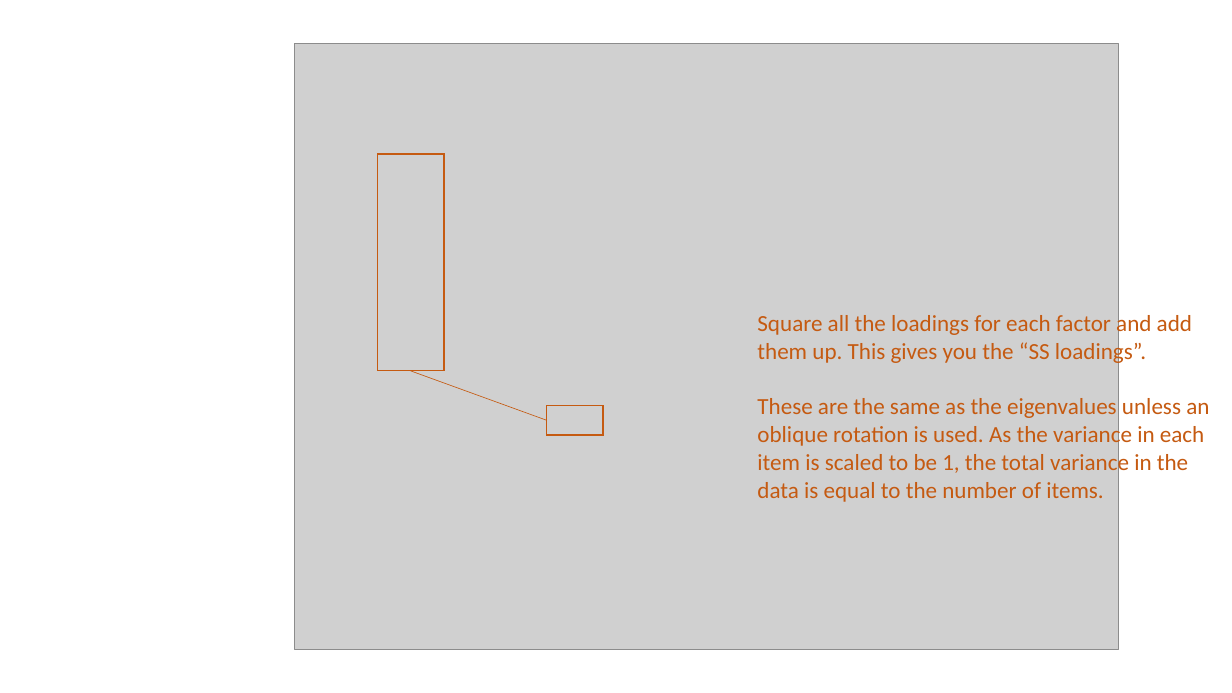
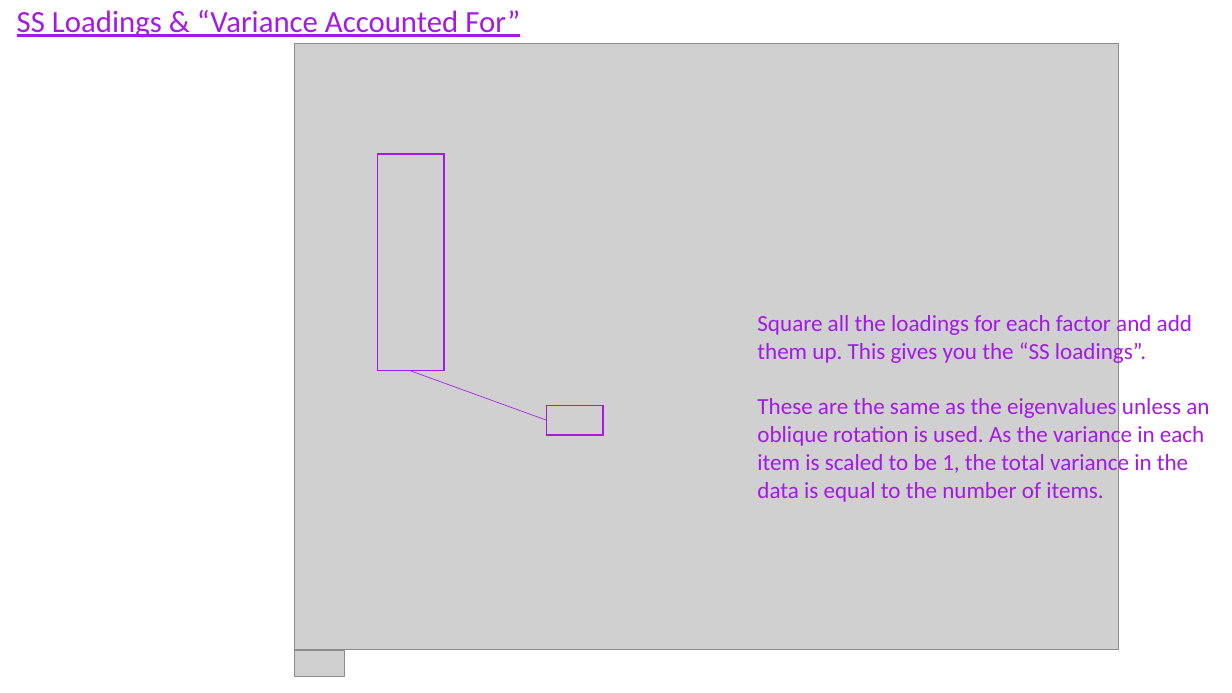
Before and after one commit to uoepsy/msmr, a slide deck: slide 6 of msmr_labs/images/efa_output.pptx (slide 5 before the commit). Drawn at 1232x693 pixels with LibreOffice and Linux fonts; fonts in the diff are those of the drawing; grey boxes stand for pictures. Boxes give left, top, right and bottom in pixels: in the first picture for what was removed or moved away, otherwise in the second. Text is boxed around its words. In the diff, an @@ line names an element or a change of style, - is before the commit and + after.

```diff
--- a/msmr_labs/images/efa_output.pptx
+++ b/msmr_labs/images/efa_output.pptx
@@ text added at [17,10,520,38], 24 pt, text #A41AE4, underline @@
+SS Loadings & “Variance Accounted For”
@@ rectangle at [377,154,444,372]: outline #C55A11 1 pt to #A41AE4 1 pt @@
@@ text "Square all the loadings for ..." at [757,312,1209,502]: text colour #C55A11 to #A41AE4 @@
@@ line (410, 371) - (547, 421): stroke #C55A11 0.5 pt to #A41AE4 0.5 pt @@
@@ rectangle at [547,406,604,435]: outline #C55A11 1 pt to #A41AE4 1 pt @@
@@ picture added at [295,651,344,677] @@
```
Also in this commit, not shown: 8 other slides changed, 4 slides added, 2 other files.
